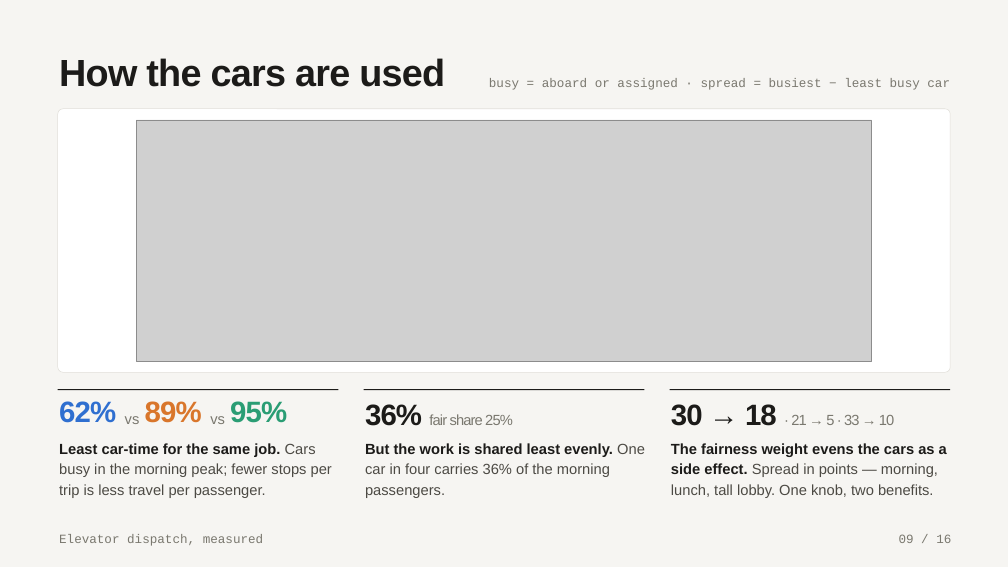
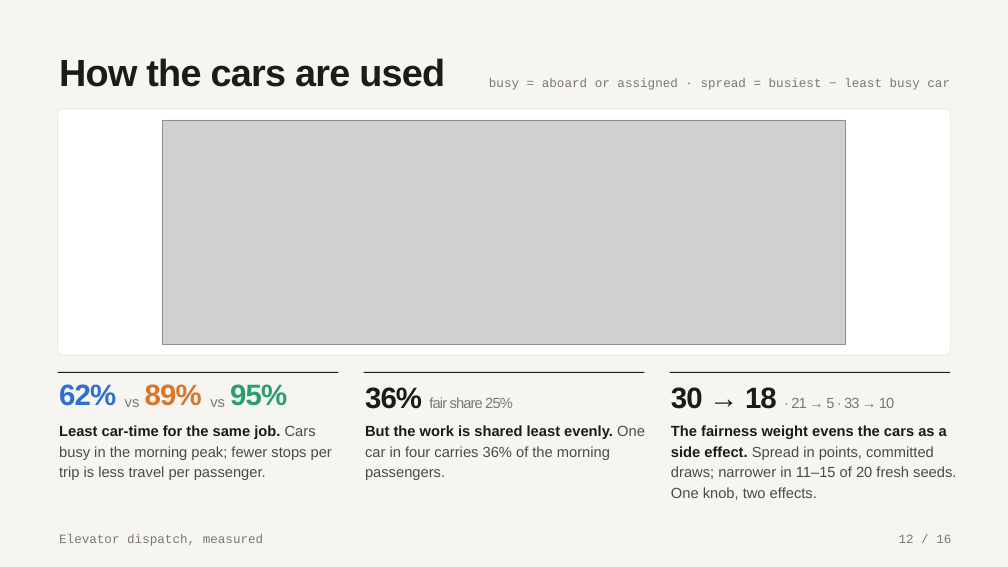
Before and after one commit to samuelgregorovic/elevator-dispatch-sim, a slide deck: slide 12 of docs/presentation/elevator-dispatch.pptx (slide 9 before the commit). Drawn at 1008x567 pixels with LibreOffice and Linux fonts; fonts in the diff are those of the drawing; grey boxes stand for pictures. Boxes give left, top, right and bottom in pixels: in the first picture for what was removed or moved away, otherwise in the second. Text is boxed around its words. In the diff, an @@ line names an element or a change of style, - is before the commit and + after.

```diff
--- a/docs/presentation/elevator-dispatch.pptx
+++ b/docs/presentation/elevator-dispatch.pptx
@@ rounded rectangle: place and size @@
-rounded rectangle at [58, 109, 951, 372]
+rounded rectangle at [58, 109, 951, 355]
@@ rounded rectangle at [58, 109, 951, 355]: proportions changed @@
@@ picture: place and size @@
-picture at [137, 120, 871, 361]
+picture at [163, 120, 845, 344]
@@ 9 texts, 3 rectangles: place and size @@
-9 texts, 3 rectangles at [58, 389, 950, 498]
+9 texts, 3 rectangles at [58, 372, 950, 480]
@@ text at [671, 425, 956, 500]: text changed @@
-The fairness weight evens the cars as a side effect. Spread in points — morning, lunch, tall lobby. One knob, two benefits.
+The fairness weight evens the cars as a side effect. Spread in points, committed draws; narrower in 11–15 of 20 fresh seeds. One knob, two effects.
@@ text at [899, 534, 951, 543]: text changed @@
-09 / 16
+12 / 16
```
Also in this commit, not shown: 9 other slides changed, 1 slide added, 1 slide removed, 22 other files.
